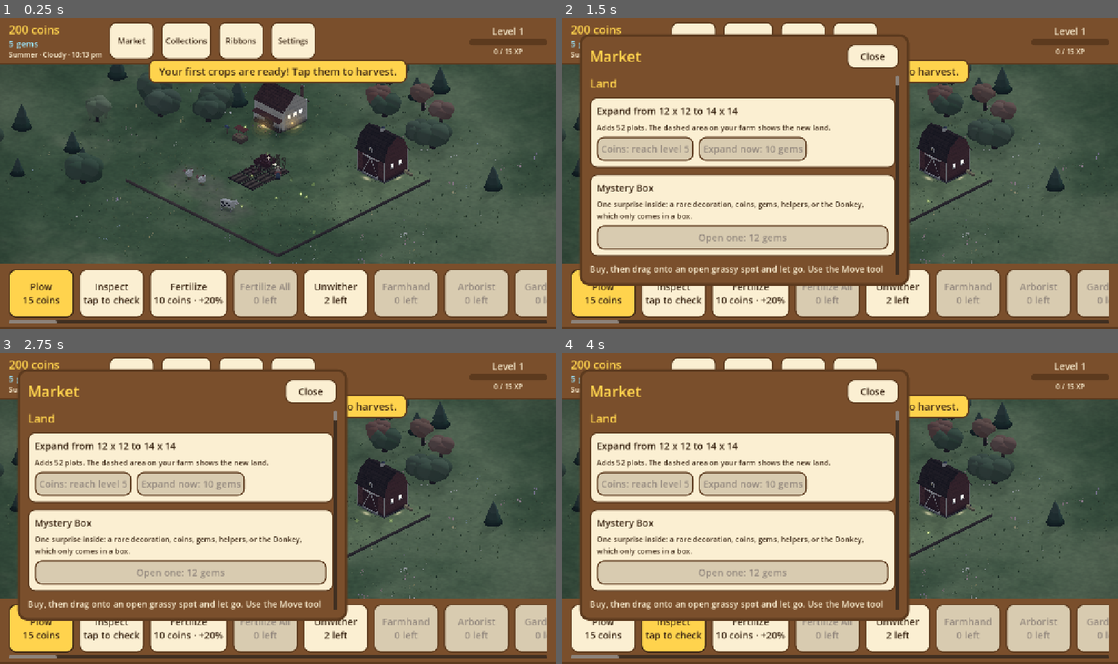
Above: before the commit, frames 1-4 (two rows, left to right).
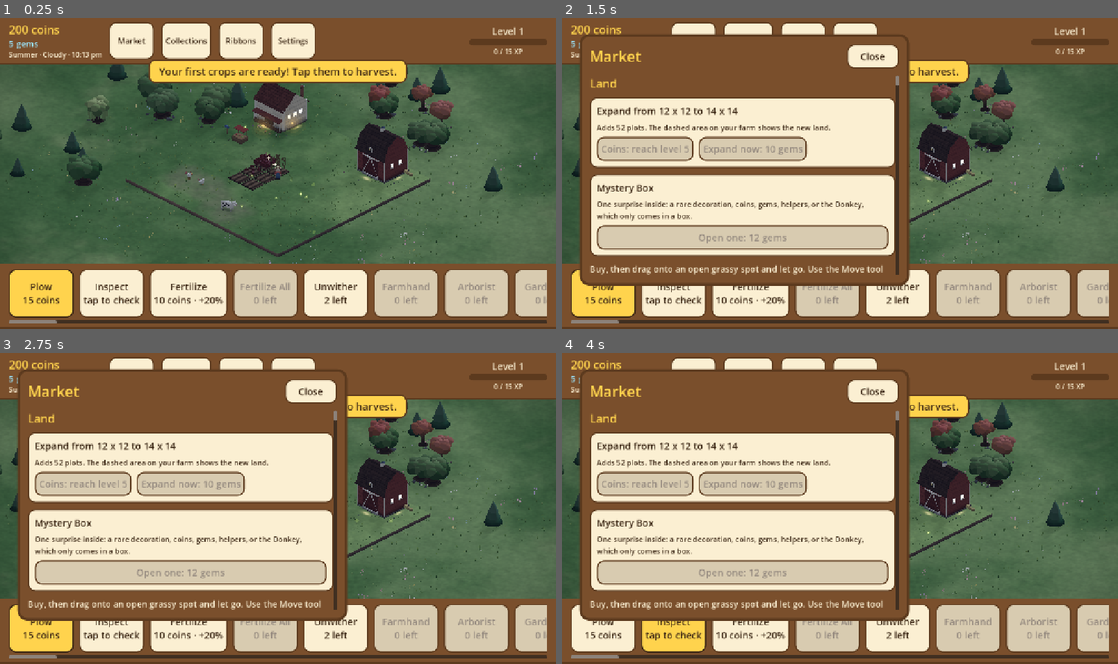
Above: after the commit, the same moments.

Repository: aniket-patra-1998/farm-game
Game: Godot game, scene res://scenes/main.tscn
Same seed, same stepped clock (60 frames per second), same inputs: the game is played once before the commit and once after it.
Inputs:
- Up to frame 1 (0.25 s): no input
- Up to frame 2 (1.5 s): click "Market" at 0.5 s; click "Collections" at 1.25 s
- Up to frame 3 (2.75 s): click "Ribbons" at 2 s
- Up to frame 4 (4 s): click "Plow 15 coins" at 2.75 s; click "Inspect tap to check" at 3.5 s

The runs differ from the first frame. In frame 1, 1.4% of the frame differs, in the area x 0-82%, y 14-62%; in frame 2, 0.7%; in frame 3, 0.7%; in frame 4, 0.7%.

Commit message:
Polish pass: faceted, sun-and-shade trees with roots and ground; animal size per kind; ground dressing for every object (data/dressing.json); brighter, richer colour; docs/POLISH.md gap list
Co-Authored-By: Claude Sonnet 5.5 <noreply@anthropic.com>
Claude-Session: https://claude.ai/code/session_014fNSr1LTa4ZmUtF6K6voar

Diff:
--- a/data/animal_rigs.json
+++ b/data/animal_rigs.json
@@ -1,48 +1,48 @@
 {
-  "_doc": "How each animal is built and how it behaves, for  …(300 unchanged characters)… length, height]. A family sets the build; a variant overrides any field. Young animals are drawn smaller with b …(361 unchanged characters)…
+  "_doc": "How each animal is built and how it behaves, for  …(300 unchanged characters)… length, height]. A family sets the build and `scale`, how big the kind is against a cow (a variant overrides any field, but its own `scale` multiplies the family's: a pony is a small horse). Young animals are drawn smaller with b …(361 unchanged characters)…
   "young": {"scale": 0.62, "head_scale": 1.35, "eye_scale": 1.5, "body_scale": [0.8, 0.96], "leg_scale": 1.18, "neck_sc …(407 unchanged characters)…
   "families": {
-    "cow": {"type": "quad", "body": [27, 14], "leg": 16, "neck": [15, 10], "neck_up": -0.5, "head": [15, 11],
+    "cow": {"scale": 1.0, "type": "quad", "body": [27, 14], "leg": 16, "neck": [15, 10], "neck_up": -0.5, "head": [15, 11],
       "muzzle": "pink", "ears": "side", "horns": "nubs", "tail": "tuft", "tail_len": 22, "udder": true,
       "markings": "spots", "speed": 11,
       "behaviour": {"graze": 0.45, "walk": 0.25, "idle": 0.18, "look": 0.12}},
-    "ox": {"type": "quad", "body": [29, 15], "leg": 17, "neck": [15, 11], "neck_up": -0.45, "head": [16, 11],
+    "ox": {"scale": 1.08, "type": "quad", "body": [29, 15], "leg": 17, "neck": [15, 11], "neck_up": -0.45, "head": [16, 11],
       "muzzle": "light", "ears": "side", "horns": "short", "tail": "tuft", "tail_len": 22, "markings": "none",
       "speed": 10, "behaviour": {"graze": 0.45, "walk": 0.2, "idle": 0.25, "look": 0.1}},
-    "horse": {"type": "quad", "body": [26, 12], "leg": 22, "neck": [20, 9], "neck_up": -1.0, "head": [18, 8],
+    "horse": {"scale": 1.12, "type": "quad", "body": [26, 12], "leg": 22, "neck": [20, 9], "neck_up": -1.0, "head": [18, 8],
       "muzzle": "dark", "ears": "up", "mane": "long", "tail": "hair", "tail_len": 26, "markings": "none",
       "speed": 15, "behaviour": {"graze": 0.35, "walk": 0.3, "idle": 0.2, "look": 0.15}},
-    "donkey": {"type": "quad", "body": [22, 12], "leg": 17, "neck": [15, 9], "neck_up": -0.8, "head": [16, 9],
+    "donkey": {"scale": 0.95, "type": "quad", "body": [22, 12], "leg": 17, "neck": [15, 9], "neck_up": -0.8, "head": [16, 9],
       "muzzle": "light", "ears": "long", "mane": "short", "tail": "tuft", "tail_len": 20, "markings": "pale_belly",
       "speed": 11, "behaviour": {"graze": 0.35, "walk": 0.25, "idle": 0.25, "look": 0.15}},
-    "sheep": {"type": "quad", "body": [23, 14], "leg": 11, "neck": [8, 9], "neck_up": -0.45, "head": [12, 9],
+    "sheep": {"scale": 0.88, "type": "quad", "body": [23, 14], "leg": 11, "neck": [8, 9], "neck_up": -0.45, "head": [12, 9],
       "head_color": "accent", "muzzle": "dark", "ears": "side", "tail": "short", "tail_len": 8, "wool": true,
       "markings": "none", "speed": 9, "behaviour": {"graze": 0.55, "walk": 0.2, "idle": 0.15, "look": 0.1}},
-    "camelid": {"type": "quad", "body": [22, 13], "leg": 16, "neck": [18, 12], "neck_up": -1.1, "head": [12, 8],
+    "camelid": {"scale": 1.0, "type": "quad", "body": [22, 13], "leg": 16, "neck": [18, 12], "neck_up": -1.1, "head": [12, 8],
       "muzzle": "light", "ears": "up", "tail": "short", "tail_len": 9, "wool": true, "markings": "none",
       "speed": 10, "behaviour": {"graze": 0.35, "walk": 0.25, "idle": 0.2, "look": 0.2}},
-    "pig": {"type": "quad", "body": [25, 15], "leg": 8, "neck": [4, 13], "neck_up": -0.1, "head": [14, 12],
+    "pig": {"scale": 0.88, "type": "quad", "body": [25, 15], "leg": 8, "neck": [4, 13], "neck_up": -0.1, "head": [14, 12],
       "muzzle": "snout", "ears": "floppy", "tail": "curl", "tail_len": 8, "markings": "none", "speed": 9,
       "behaviour": {"graze": 0.45, "walk": 0.25, "idle": 0.2, "look": 0.1}},
-    "goat": {"type": "quad", "body": [21, 11], "leg": 15, "neck": [13, 7], "neck_up": -0.8, "head": [14, 8],
+    "goat": {"scale": 0.82, "type": "quad", "body": [21, 11], "leg": 15, "neck": [13, 7], "neck_up": -0.8, "head": [14, 8],
       "muzzle": "light", "ears": "side", "horns": "back", "beard": true, "tail": "short_up", "tail_len": 7,
       "markings": "none", "speed": 12, "behaviour": {"graze": 0.35, "walk": 0.3, "idle": 0.15, "look": 0.2}},
-    "rabbit": {"type": "hop", "body": [12, 9], "leg": 5, "head": [9, 8], "ears": "long", "tail": "puff",
+    "rabbit": {"scale": 0.72, "type": "hop", "body": [12, 9], "leg": 5, "head": [9, 8], "ears": "long", "tail": "puff",
       "speed": 14, "behaviour": {"graze": 0.4, "walk": 0.3, "idle": 0.2, "look": 0.1}},
-    "turtle": {"type": "shell", "body": [16, 10], "leg": 4, "head": [7, 5], "speed": 4,
+    "turtle": {"scale": 0.7, "type": "shell", "body": [16, 10], "leg": 4, "head": [7, 5], "speed": 4,
       "behaviour": {"graze": 0.3, "walk": 0.3, "idle": 0.4, "look": 0.0}},
-    "bee": {"type": "bug", "body": [6, 4], "hover": 18, "speed": 10,
+    "bee": {"scale": 1.0, "type": "bug", "body": [6, 4], "hover": 18, "speed": 10,
       "behaviour": {"graze": 0.0, "walk": 0.6, "idle": 0.4, "look": 0.0}},
-    "chicken": {"type": "bird", "body": [13, 11], "leg": 9, "neck": [7, 7], "neck_up": -1.25, "head": [6.5, 6.5],
+    "chicken": {"scale": 0.74, "type": "bird", "body": [13, 11], "leg": 9, "neck": [7, 7], "neck_up": -1.25, "head": [6.5, 6.5],
       "beak": "pointed", "comb": true, "wattle": true, "tail": "fan", "speed": 13,
       "behaviour": {"peck": 0.45, "walk": 0.3, "idle": 0.15, "flap": 0.1}},
-    "turkey": {"type": "bird", "body": [17, 14], "leg": 12, "neck": [11, 6], "neck_up": -1.3, "head": [6, 6],
+    "turkey": {"scale": 0.92, "type": "bird", "body": [17, 14], "leg": 12, "neck": [11, 6], "neck_up": -1.3, "head": [6, 6],
       "beak": "pointed", "wattle": true, "tail": "turkey", "display": true, "speed": 11,
       "behaviour": {"peck": 0.35, "walk": 0.3, "idle": 0.15, "display": 0.12, "flap": 0.08}},
-    "duck": {"type": "bird", "body": [15, 9], "leg": 6, "neck": [9, 6], "neck_up": -1.35, "head": [7, 6.5],
+    "duck": {"scale": 0.7, "type": "bird", "body": [15, 9], "leg": 6, "neck": [9, 6], "neck_up": -1.35, "head": [7, 6.5],
       "beak": "bill", "tail": "duck", "waddle": true, "webbed": true, "speed": 9,
       "behaviour": {"peck": 0.35, "walk": 0.3, "idle": 0.25, "flap": 0.1}},
-    "goose": {"type": "bird", "body": [17, 10], "leg": 8, "neck": [16, 5], "neck_up": -1.4, "neck_curve": 0.5,
+    "goose": {"scale": 0.84, "type": "bird", "body": [17, 10], "leg": 8, "neck": [16, 5], "neck_up": -1.4, "neck_curve": 0.5,
       "head": [7, 6], "beak": "bill", "tail": "duck", "waddle": true, "webbed": true, "speed": 10,
       "behaviour": {"peck": 0.35, "walk": 0.3, "idle": 0.25, "flap": 0.1}}
   },
--- /dev/null
+++ b/data/dressing.json
@@ -0,0 +1,12 @@
+{
+  "_doc": "What lies round the foot of things on the farm, so each stands planted in a place and not set down on bare grass (scripts/world3d/dressing.gd). By the kind of object: tufts of taller grass, wildflowers and stones are scattered in a band `band` tiles wide just outside the object's footprint edge (different round each object: its own seed). Counts scale with the footprint's perimeter (per tile of edge). Kinds not listed get nothing.",
+  "kinds": {
+    "building": {"tufts": 3.0, "flowers": 1.2, "stones": 0.8, "band": 0.22},
+    "crafting": {"tufts": 3.0, "flowers": 1.5, "stones": 0.8, "band": 0.22},
+    "barn": {"tufts": 3.0, "flowers": 1.0, "stones": 1.0, "band": 0.22},
+    "decor": {"tufts": 2.0, "flowers": 1.0, "stones": 0.6, "band": 0.16},
+    "vehicle": {"tufts": 2.0, "flowers": 0.0, "stones": 0.5, "band": 0.16}
+  },
+  "flower_colours": ["#f6e04a", "#f7f2e8", "#e98bb0", "#9b7be0", "#f08a3c"],
+  "grass_colours": ["#5aa33c", "#6fb847", "#4a8f36", "#86c24f"]
+}
--- a/scripts/main.gd
+++ b/scripts/main.gd
@@ -149,8 +149,8 @@
 	shadows.strength = 0.0 if sun < 0.0 else (1.0 - dark) * clampf(1.0 - absf(cover - 0.45) / 0.4, 0.0, 1.0)
 	# Colour grade: richer by day, cool and soft at night, warm low sun, fog haze.
 	var m := grade.material as ShaderMaterial
-	m.set_shader_parameter("saturation", lerpf(1.1, 0.8, dark) * (1.0 - float(w["desat"])))
-	m.set_shader_parameter("contrast", lerpf(1.05, 0.95, dark))
+	m.set_shader_parameter("saturation", lerpf(1.12, 0.92, dark) * (1.0 - float(w["desat"])))
+	m.set_shader_parameter("contrast", lerpf(1.08, 0.98, dark))
 	m.set_shader_parameter("lift", Vector3(0.02, 0.035, 0.08) * dark)
 	var low := 0.0 if sun < 0.0 else pow(1.0 - sin(sun * PI), 3.0)  # 1 right at sunrise and sunset
 	m.set_shader_parameter("warm", Color(1.0, 0.7, 0.45, 0.22 * low * (1.0 - cover)))
--- a/scripts/world/animals/animal_rig.gd
+++ b/scripts/world/animals/animal_rig.gd
@@ -57,10 +57,13 @@
 	r.id = str(it.get("id", ""))
 	r.family = str(it.get("family", r.id))
 	var families_data: Dictionary = _data.get("families", {})
-	var v: Dictionary = (families_data.get(r.family, families_data.get(DEFAULT_FAMILY, {})) as Dictionary).duplicate(true)
-	v.merge((_data.get("variants", {}) as Dictionary).get(r.id, {}), true)
+	var family: Dictionary = families_data.get(r.family, families_data.get(DEFAULT_FAMILY, {}))
+	var v: Dictionary = family.duplicate(true)
+	var own: Dictionary = (_data.get("variants", {}) as Dictionary).get(r.id, {})
+	v.merge(own, true)
 	r.young = bool(it.get("young", false))
-	r.scale = float(v.get("scale", 1.0))
+	# How big the kind is (a chicken against a cow) times how big this breed is among its kind (a pony).
+	r.scale = float(family.get("scale", 1.0)) * float(own.get("scale", 1.0))
 	if r.young:
 		_make_young(r, v)
 	r.type = str(v.get("type", "quad"))
--- a/scripts/world3d/animal_3d.gd
+++ b/scripts/world3d/animal_3d.gd
@@ -9,7 +9,7 @@
 ## Local space: the animal faces +x, up is +y, its left side is -z. Sizes are the rig's pixels (made for a
 ## 128-pixel tile) times PX, so a cow is a little over half a tile long.
 
-const PX := 1.6 / IsoProjection.PX_PER_UNIT    # rig pixels to world units (larger than 2D: a cow fills most of a tile)
+const PX := 1.4 / IsoProjection.PX_PER_UNIT    # rig pixels to world units (a cow fills most of a tile)
 const TURN_RATE := 6.0                          # how fast it turns to face where it's going (radians/s)
 ## The two ways an animal stands when still: side-on to the camera, turned a little toward it (FarmVille's
 ## three-quarter view), facing screen right or screen left. 0 faces +x; screen right is +x -z (pi/4).
--- /dev/null
+++ b/scripts/world3d/dressing.gd
@@ -0,0 +1,78 @@
+class_name Dressing
+extends RefCounted
+## What lies round the foot of things on the farm: tufts of tall grass, wildflowers and stones along the edge
+## of each object's footprint, so it stands planted in its place and not set down on bare grass. One rule
+## for every kind of object, from data/dressing.json; the same object always gets the same scatter (its
+## own seed). Built into one merged mesh per object, swaying in the wind with the rest.
+
+const PATH := "res://data/dressing.json"
+const SWAY := 0.03             # how far the tufts bend in the wind (paint3d sway, by height)
+const TUFT_BLADES := 3
+
+static var _data := {}
+
+
+## The dressing for an object of `kind` on a `fp` footprint, as a node to put under the object's model (which
+## has the footprint's back corner as its origin); null if that kind gets none.
+static func make(kind: String, fp: Vector2i, seed_value: int) -> Node3D:
+	_load()
+	var rules: Dictionary = (_data.get("kinds", {}) as Dictionary).get(kind, {})
+	if rules.is_empty():
+		return null
+	var rng := RandomNumberGenerator.new()
+	rng.seed = seed_value * 2654435761 + 17
+	var root := Node3D.new()
+	var edge := float(fp.x + fp.y) * 2.0
+	var band := float(rules.get("band", 0.2))
+	var grass: Array = _data.get("grass_colours", ["#5aa33c"])
+	var flowers: Array = _data.get("flower_colours", ["#f6e04a"])
+	for i in int(round(float(rules.get("tufts", 0.0)) * edge / 4.0)):
+		_tuft(root, _spot(rng, fp, band), rng, Color.html(str(grass[rng.randi() % grass.size()])))
+	for i in int(round(float(rules.get("flowers", 0.0)) * edge / 4.0)):
+		var at := _spot(rng, fp, band)
+		var col := Color.html(str(flowers[rng.randi() % flowers.size()]))
+		ModelKit.cylinder(root, at, 0.004, 0.06, ModelKit.paint(Color("#4f8a3a")), -1.0, 4)
+		ModelKit.ball(root, at + Vector3(0, 0.065, 0), 0.016, ModelKit.paint(col))
+	for i in int(round(float(rules.get("stones", 0.0)) * edge / 4.0)):
+		var r := rng.randf_range(0.02, 0.045)
+		ModelKit.facet_ball(root, _spot(rng, fp, band) + Vector3(0, r * 0.3, 0), r,
+			ModelKit.paint(Color("#9a9a94").darkened(rng.randf_range(0.0, 0.18))), Vector3(1.2, 0.6, 1.0))
+	ModelKit.sway_all(root, SWAY)
+	return ModelKit.bake(root)
+
+
+## A place in the band just outside the footprint's edge (a point on the perimeter, nudged outward).
+static func _spot(rng: RandomNumberGenerator, fp: Vector2i, band: float) -> Vector3:
+	var along := rng.randf() * float(fp.x + fp.y) * 2.0
+	var out := rng.randf_range(0.0, band)
+	var w := float(fp.x)
+	var d := float(fp.y)
+	if along < w:
+		return Vector3(along, 0, d - 0.04 + out * 0.5)
+	along -= w
+	if along < d:
+		return Vector3(w - 0.04 + out * 0.5, 0, along)
+	along -= d
+	if along < w:
+		return Vector3(along, 0, 0.04 - out * 0.5)
+	return Vector3(0.04 - out * 0.5, 0, along - w)
+
+
+## Three blades of grass leaning apart.
+static func _tuft(root: Node3D, at: Vector3, rng: RandomNumberGenerator, col: Color) -> void:
+	for b in TUFT_BLADES:
+		var a := rng.randf() * TAU
+		var h := rng.randf_range(0.07, 0.13)
+		var blade := ModelKit.cylinder(root, at, 0.012, h, ModelKit.paint(col.darkened(rng.randf_range(0.0, 0.15))),
+			0.0, 3)
+		blade.position += Vector3(cos(a) * 0.012, 0, sin(a) * 0.012)
+		blade.rotation = Vector3(sin(a) * 0.35, 0, -cos(a) * 0.35)
+
+
+static func _load() -> void:
+	if not _data.is_empty():
+		return
+	var parsed: Variant = JSON.parse_string(FileAccess.get_file_as_string(PATH))
+	_data = parsed if typeof(parsed) == TYPE_DICTIONARY else {"kinds": {}}
+	if typeof(parsed) != TYPE_DICTIONARY:
+		push_error(PATH + " is missing or not valid JSON")
--- a/scripts/world3d/farm_3d.gd
+++ b/scripts/world3d/farm_3d.gd
@@ -145,7 +145,7 @@
 		var m := maxf(DayCycle.moon_progress(hour), 0.0)
 		_aim_light(m * PI, MOON_ELEVATION)
 		sun.light_color = Color(0.62, 0.72, 1.0)
-		sun.light_energy = 0.28 * (1.0 - cover * 0.7)
+		sun.light_energy = 0.4 * (1.0 - cover * 0.7)
 		sun.shadow_opacity = 0.5
 	var top: Color = look["top"]
 	var horizon: Color = look["horizon"]
@@ -158,8 +158,8 @@
 	environment.background_color = horizon
 	# Shade is lit by the sky, but mostly warm-neutral bounce light off the grass and earth.
 	environment.ambient_light_color = Color(0.86, 0.88, 0.84).lerp(top, 0.25).lerp(Color(0.75, 0.78, 0.82), cover * 0.5)
-	environment.ambient_light_energy = lerpf(0.36, 0.28, dark) * (1.0 - dim * 0.4)
-	environment.adjustment_saturation = lerpf(1.08, 0.75, dark) * (1.0 - float(weather.get("desat", 0.0)))
+	environment.ambient_light_energy = lerpf(0.4, 0.34, dark) * (1.0 - dim * 0.4)
+	environment.adjustment_saturation = lerpf(1.22, 0.9, dark) * (1.0 - float(weather.get("desat", 0.0)))
 	var fog := float(weather.get("fog", 0.0))
 	environment.fog_enabled = fog > 0.01
 	environment.fog_light_color = horizon.lerp(Color(0.85, 0.88, 0.9), 0.6)
--- a/scripts/world3d/model_kit.gd
+++ b/scripts/world3d/model_kit.gd
@@ -11,6 +11,8 @@
 ## each cylinder ~48, before the shadow pass draws them again).
 const GLASS_GLOW := 3.4      # how bright lit windows are at night (emission energy at full dark)
 const GLOW_LIFT := 0.02      # a pool of light lies this far above the ground
+const FACET_SEGMENTS := 8     # a faceted ball: around
+const FACET_RINGS := 4        # and up
 const BALL_SEGMENTS := 12
 const BALL_RINGS := 7
 
@@ -24,6 +26,7 @@
 
 
 
+static var _facet_mesh: ArrayMesh
 static var _materials := {}  # key -> Material
 
 static var _meshes := {}     # key -> Mesh (shared unit shapes)
@@ -193,6 +196,30 @@
 	mi.mesh = mesh
 	mi.position = centre
 	mi.scale = scale
+	mi.material_override = mat
+	parent.add_child(mi)
+	return mi
+
+
+## A faceted ball: a low-poly sphere with each face lit flat, so its facets catch the light separately (leafy
+## clumps, rocks, bushes read as many planes, not one smooth blob). The mesh is made once and shared.
+static func facet_ball(parent: Node3D, centre: Vector3, r: float, mat: Material,
+		scale := Vector3.ONE) -> MeshInstance3D:
+	if _facet_mesh == null:
+		var sphere := SphereMesh.new()
+		sphere.radius = 1.0
+		sphere.height = 2.0
+		sphere.radial_segments = FACET_SEGMENTS
+		sphere.rings = FACET_RINGS
+		var st := SurfaceTool.new()
+		st.create_from(sphere, 0)
+		st.deindex()
+		st.generate_normals()
+		_facet_mesh = st.commit()
+	var mi := MeshInstance3D.new()
+	mi.mesh = _facet_mesh
+	mi.position = centre
+	mi.scale = scale * r
 	mi.material_override = mat
 	parent.add_child(mi)
 	return mi
--- a/scripts/world3d/objects_3d.gd
+++ b/scripts/world3d/objects_3d.gd
@@ -171,6 +171,9 @@
 				node = ModelKit.bake(BuildingModel.build(it, fp, Game.level_of(o), _at_work(o)))
 				if BuildingFill.shows(o):
 					node.add_child(BuildingFill.create(o, node))
+	var dressing := Dressing.make(Game.kind_of(o), fp, int(o["uid"]))
+	if dressing != null:
+		node.add_child(dressing)
 	# The view stands at the footprint's centre on the ground, so it squashes, bounces and lands about
 	# its base; the model hangs under it, shifted back to the footprint's corner.
 	var holder := Node3D.new()
--- a/scripts/world3d/tree_model.gd
+++ b/scripts/world3d/tree_model.gd
@@ -20,6 +20,8 @@
 const FRUIT_SMALL_R := 0.02
 const FRUIT_OUT := 0.92     # how far out through a leafy clump fruit hangs (1: on its surface)
 const FRUIT_GROWING := 3
+const FLOWERS: Array[Color] = [Color("#f6e04a"), Color("#f7f2e8"), Color("#e98bb0"), Color("#9b7be0")]
+const CLUMP_MULT := 2       # leafy clumps per the form's count (smaller, so the outline is rough)
 const TILE_FILL := 1.65     # a tree at `size` 1 fills about four fifths of a tile (FarmVille's were full)
 
 static var _data := {}
@@ -81,6 +83,7 @@
 		_:
 			crown = _trunk(t)
 			_crown(t, crown)
+	_base(t)
 	if sh.has("blossom"):
 		_blossom(t, crown, Color.html(str(sh["blossom"])))
 	if fruit:
@@ -89,6 +92,31 @@
 	return root
 
 
+# ---------------------------------------------------------------- the ground under it
+
+
+## What a tree stands among: a patch of bare earth round the trunk, a few stones, and wildflowers, so it
+## is planted there and not set down on the grass. Different round each tree (its own seed).
+static func _base(t: Dictionary) -> void:
+	var root: Node3D = t["root"]
+	var k: float = t["k"]
+	var rng: RandomNumberGenerator = t["rng"]
+	var r := float(t["sh"]["trunk_r"]) * k
+	ModelKit.cylinder(root, Vector3(0, 0.002, 0), r * 2.6, 0.006, ModelKit.paint(Color("#7d5c3b")), -1.0, 10)
+	for i in 3:
+		var a := rng.randf() * TAU
+		var d := r * rng.randf_range(3.0, 4.6)
+		ModelKit.facet_ball(root, Vector3(cos(a) * d, 0.0, sin(a) * d), r * rng.randf_range(0.5, 0.9),
+			ModelKit.paint(Color("#9a9a94").darkened(rng.randf_range(0.0, 0.15))), Vector3(1, 0.6, 1))
+	for i in 4:
+		var a := rng.randf() * TAU
+		var d := r * rng.randf_range(3.6, 6.0)
+		var col: Color = FLOWERS[rng.randi() % FLOWERS.size()]
+		var at := Vector3(cos(a) * d, 0.0, sin(a) * d)
+		ModelKit.cylinder(root, at, 0.004, 0.05 * k, ModelKit.paint(Color("#4f8a3a")), -1.0, 4)
+		ModelKit.ball(root, at + Vector3(0, 0.055 * k, 0), 0.014 * k, ModelKit.paint(col))
+
+
 # ---------------------------------------------------------------- trunks
 
 
@@ -102,9 +130,16 @@
 	var lean: Vector3 = t["lean"]
 	var trunk := ModelKit.cylinder(root, Vector3.ZERO, r, h, ModelKit.surface(BARK, "logs", 0.3), r * 0.65, 8)
 	trunk.rotation = Vector3(lean.z, 0, -lean.x)
+	# The trunk flares at the foot into roots that grip the ground.
+	ModelKit.cylinder(root, Vector3.ZERO, r * 1.9, r * 1.4, ModelKit.surface(BARK, "logs", 0.3), r * 1.0, 8)
+	for i in 3:
+		var ra := TAU * i / 3.0 + float(t["lean"].x) * 20.0
+		var rt := ModelKit.ball(root, Vector3(cos(ra) * r * 1.5, r * 0.25, sin(ra) * r * 1.5), r * 0.6,
+			ModelKit.paint(BARK.darkened(0.1)), Vector3(1.5, 0.5, 1.0))
+		rt.rotation.y = -ra
 	var top := Vector3(lean.x * h, h, lean.z * h)
 	# Limbs into the crown: one for a small tree, three spreading ones for a wide one.
-	var limbs := 3 if str(sh["form"]) == "spreading" else 1
+	var limbs := 3 if str(sh["form"]) == "spreading" else 2
 	var rng: RandomNumberGenerator = t["rng"]
 	for i in limbs:
 		var a := TAU * i / limbs + rng.randf() * 0.8
@@ -133,8 +168,9 @@
 # ---------------------------------------------------------------- crowns
 
 
-## The leafy crown: clumps over an ellipsoid of the form's width and height, lighter where the sun
-## catches the top, darker underneath, with a filler clump in the middle so it never looks hollow.
+## The leafy crown: many faceted clumps over an ellipsoid of the form's width and height, so the outline is
+## rough and every plane takes the light on its own. Sunlit tops lean yellow-green and bright, the shaded
+## underside leans blue-green and dark, each clump a little different, with a dark core so it never looks hollow.
 static func _crown(t: Dictionary, centre: Vector3) -> void:
 	var root: Node3D = t["root"]
 	var k: float = t["k"]
@@ -144,20 +180,35 @@
 	var shine: float = t["shine"]
 	var cr := float(sh["crown_r"]) * k
 	var ch := maxf(float(sh["crown_h"]) * k, cr * 0.5)
-	var n := int(sh["clumps"])
-	var clump_r := cr * (0.62 if str(sh["form"]) == "dense" else 0.75)
-	ModelKit.ball(root, centre, 1.0, ModelKit.paint(leaf.darkened(0.12), shine), Vector3(cr * 0.85, ch * 0.75, cr * 0.85))
+	var n := int(sh["clumps"]) * CLUMP_MULT
+	var clump_r := cr * (0.42 if str(sh["form"]) == "dense" else 0.5)
+	ModelKit.ball(root, centre, 1.0, ModelKit.paint(_shade(leaf, 0.0), shine), Vector3(cr * 0.85, ch * 0.75, cr * 0.85))
 	for i in n:
 		# Spread round the crown in a spiral, from low to high.
 		var u := (i + 0.5) / n
 		var a := i * 2.399963 + rng.randf() * 0.3
-		var y := lerpf(-0.45, 0.55, u)
-		var ring := sqrt(maxf(1.0 - y * y, 0.15))
-		var p := centre + Vector3(cos(a) * cr * 0.62 * ring, y * ch * 0.8, sin(a) * cr * 0.62 * ring)
-		var light := clampf(0.5 + y * 0.6, 0.0, 1.0)
-		var col := leaf.darkened(0.14).lerp(leaf.lightened(0.2), light).darkened(rng.randf_range(0.0, 0.07))
-		var s := rng.randf_range(0.78, 1.0) * clump_r
-		ModelKit.ball(root, p, s, ModelKit.paint(col, shine), Vector3(1, rng.randf_range(0.78, 0.92), 1))
+		var y := lerpf(-0.5, 0.75, u)
+		var ring := sqrt(maxf(1.0 - y * y, 0.12))
+		var reach := cr * rng.randf_range(0.62, 0.8) * ring
+		var p := centre + Vector3(cos(a) * reach, y * ch * 0.8, sin(a) * reach)
+		var light := clampf(0.5 + y * 0.6 + rng.randf_range(-0.12, 0.12), 0.0, 1.0)
+		var s := rng.randf_range(0.7, 1.05) * clump_r
+		var squash := Vector3(1, rng.randf_range(0.75, 0.95), 1)
+		ModelKit.facet_ball(root, p, s, ModelKit.paint(_shade(leaf, light), shine), squash)
+	# Sun-struck tufts on top.
+	for i in 3:
+		var a := TAU * i / 3.0 + rng.randf()
+		var p := centre + Vector3(cos(a) * cr * 0.3, ch * 0.62, sin(a) * cr * 0.3)
+		ModelKit.facet_ball(root, p, clump_r * 0.6, ModelKit.paint(_shade(leaf, 1.0), shine), Vector3(1, 0.8, 1))
+
+
+## The leaf colour for how lit a clump is (0 deep shade .. 1 full sun): shade drifts blue-green and dark,
+## sun drifts yellow-green and bright, and the colour is richer than a flat darker/lighter of one green.
+static func _shade(leaf: Color, light: float) -> Color:
+	var h := leaf.h + lerpf(0.025, -0.03, light)
+	var s := clampf(leaf.s * lerpf(1.12, 0.88, light), 0.0, 1.0)
+	var v := clampf(leaf.v * lerpf(0.58, 1.18, light), 0.0, 1.0)
+	return Color.from_hsv(h, s, v)
 
 
 ## A willow's curtain: strands of leaves hanging from the crown's rim nearly to the ground.
--- a/tests/suites/world3d_test.gd
+++ b/tests/suites/world3d_test.gd
@@ -589,3 +589,19 @@
 		model.free()
 	_check(tall >= 8, "the bigger buildings have a second storey (%d)" % tall)
 	_done(g)
+
+
+func test_127_things_stand_among_grass_flowers_and_stones() -> void:
+	var a := Dressing.make("building", Vector2i(4, 4), 7)
+	var b := Dressing.make("building", Vector2i(4, 4), 7)
+	var c := Dressing.make("building", Vector2i(4, 4), 8)
+	_check(a != null and _count_vertices(a) > 100, "a building has dressing round its foot")
+	_eq(_count_vertices(a), _count_vertices(b), "the same object always gets the same scatter")
+	_check(_count_vertices(a) != _count_vertices(c) or a.get_child(0).get_aabb() != c.get_child(0).get_aabb(),
+		"another object gets its own")
+	_check(Dressing.make("tree", Vector2i.ONE, 1) == null, "kinds with no rule get none")
+	var box := _bounds(a)
+	_check(box.position.x > -0.3 and box.position.z > -0.3 and box.end.x < 4.3 and box.end.z < 4.3,
+		"it stays at the footprint's edge (%s)" % box)
+	for n: Node in [a, b, c]:
+		n.free()
Not shown, added: scripts/world3d/dressing.gd.uid
Not shown, added: shaders/glow3d.gdshader.uid
Not shown, added: docs/POLISH.md
